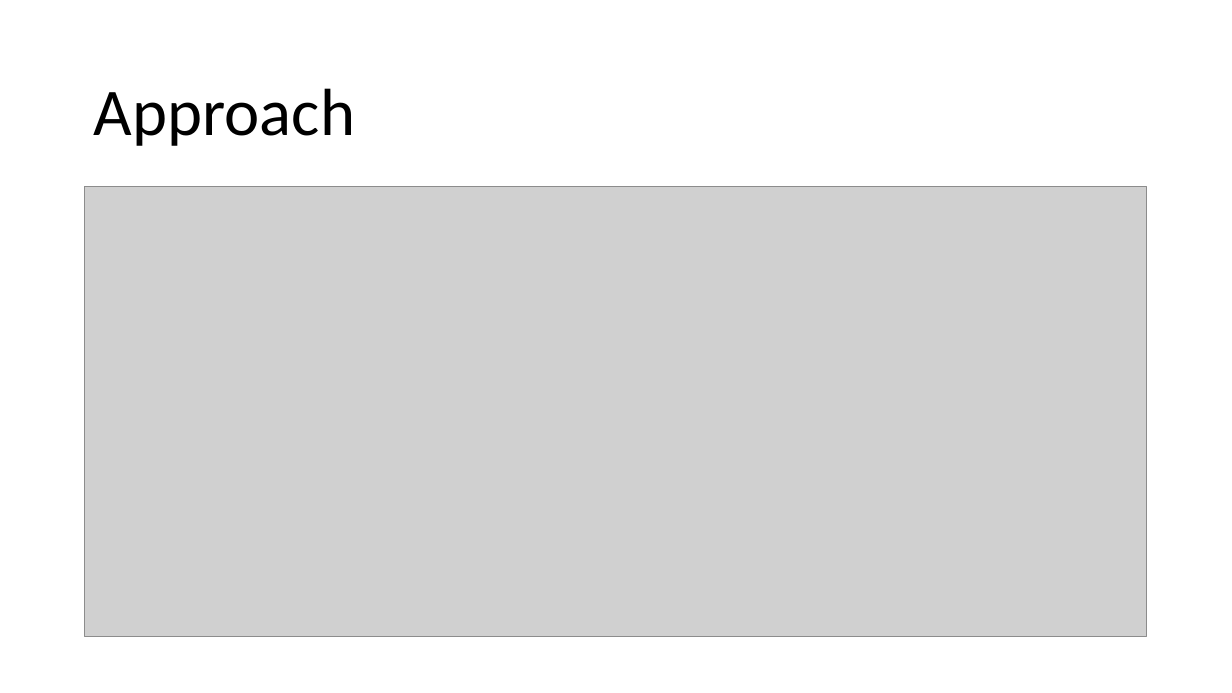
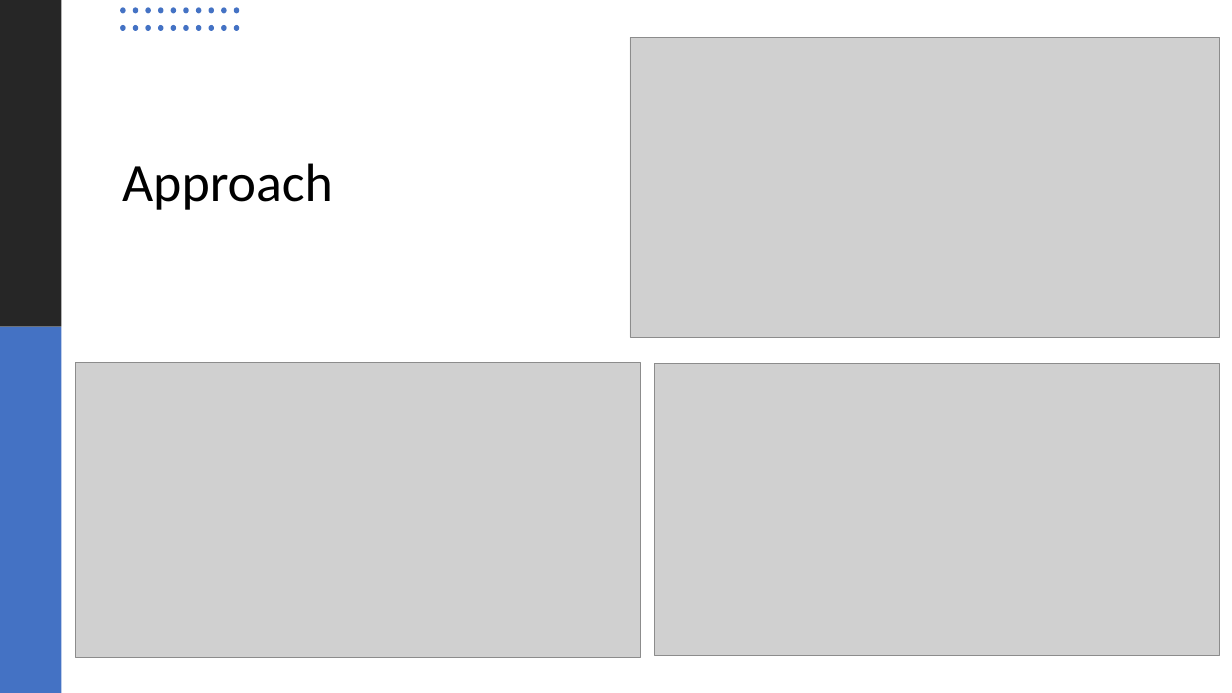
Before and after one commit to Sangiv/To-Do-List, a slide deck: slide 3 of documentation/TDL-Presentation.pptx. Drawn at 1232x693 pixels with LibreOffice and Linux fonts; fonts in the diff are those of the drawing; grey boxes stand for pictures. Boxes give left, top, right and bottom in pixels: in the first picture for what was removed or moved away, otherwise in the second. Text is boxed around its words. In the diff, an @@ line names an element or a change of style, - is before the commit and + after.

```diff
--- a/documentation/TDL-Presentation.pptx
+++ b/documentation/TDL-Presentation.pptx
@@ rectangle added at (0,0,61,327), fill #262626 @@
@@ group added at (120,7,239,30): 20 ellipses @@
@@ picture added at (630,37,1220,337) @@
@@ title "Approach": place and size @@
-title "Approach" at (94,88,355,146)
+title "Approach" at (122,163,333,210)
@@ title "Approach" at (122,163,333,210): size 52 to 42 pt; vertical alignment middle to bottom @@
@@ picture removed at (85,187,1148,637) @@
@@ rectangle added at (0,327,61,693), fill #4472C4 @@
@@ picture added at (76,362,640,657) @@
@@ picture added at (655,363,1220,655) @@
```
Also in this commit, not shown: 2 other slides changed, 1 slide added, 1 other file.
